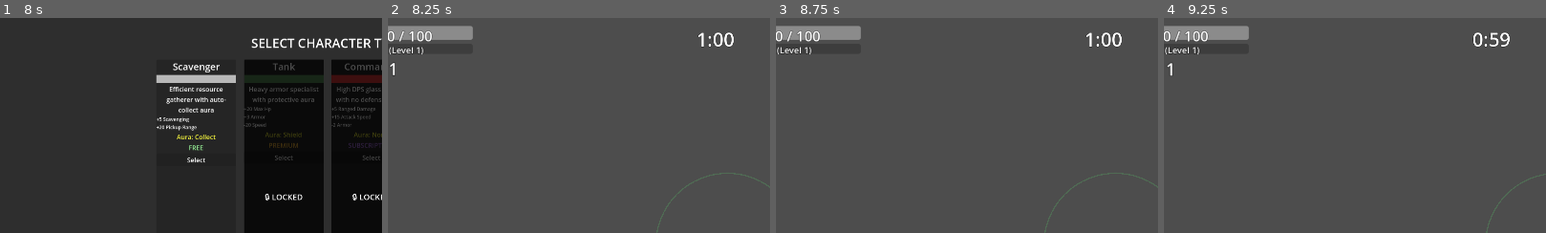
Above: before the commit, frames 1-4 (left to right).
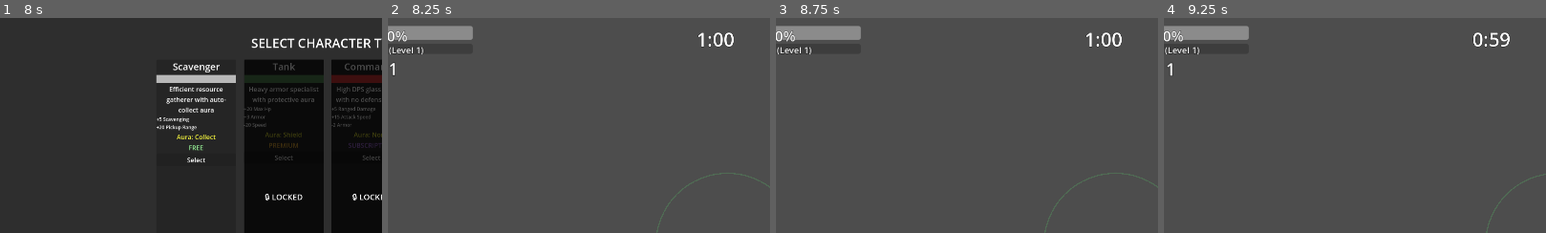
Above: after the commit, the same moments.

Repository: alanjayspector/scrap-survivor-godot
Game: Godot game, scene res://scenes/ui/character_selection.tscn
The game is run twice, just before and just after one commit, with the same random seed, the same clock (stepped at 60 frames per second) and the same inputs.
Inputs (mouse positions are % of the whole screen's width and height, from its top left):
- Up to frame 1 (8 s): click "Select" at 0.5 s; click "Select" at 1.25 s; click "Try for 1 Run" at 2 s; click "Unlock Forever" at 2.75 s; click "Select" at 3.5 s; click "Try for 1 Run" at 4.25 s; click "Unlock Forever" at 5 s; click "Select" at 5.75 s; click "Try for 1 Run" at 6.5 s; click "Unlock Forever" at 7.25 s
- Up to frame 2 (8.25 s): click "Create Character" at 8 s
- Up to frame 3 (8.75 s): no input
- Up to frame 4 (9.25 s): tap Enter at 8.75 s; move the mouse to (72, 45) at 8.77 s; hold D (move_right) from 8.78 s (still down); hold Shift from 8.78 s (still down); click (72, 45) at 8.92 s
The pictures show only the part of the screen within x 7-57%, y 0-50%; the shares and areas given below are measured in that part.

Frame 1 is identical in both runs. In frame 2, 0.2% of the frame differs, in the area x 2-12%, y 5-12%; in frame 3, 0.2%; in frame 4, 0.2%.

Commit message:
feat: implement mobile UX optimization phase 3 (polish)
Implements optional polish improvements per MOBILE-UX-OPTIMIZATION-PLAN.md Phase 3:

## Phase 3: Polish (Mobile-First Enhancements)

**Improved Level-Up Celebration (Juiciness):**
- Full-screen yellow flash (30% opacity, 0.5s fade)
- Large centered text "LEVEL X!" (56pt font with 4px outline)
- Scale animation (1.0x → 1.2x) + float up + fade out
- Replaces small corner popup with attention-grabbing celebration
- Creates satisfying reward moment that's impossible to miss on mobile

**HP Percentage Display (Easier Mental Math):**
- Changed from "HP: 87 / 100" to "HP: 87%"
- Instant readability during combat (no division required)
- Reduces cognitive load when making life/death decisions
- Updated HUD label display in hud.gd and hud.tscn

**Semi-Transparent Backgrounds (Professional Polish):**
- Added 70% black backgrounds to Wave Complete and Game Over panels
- Rounded corners (8px radius) for modern mobile aesthetic
- White border (30% opacity) for subtle depth
- Ensures readability even without text outlines (defense in depth)
- Applied to both wasteland.tscn and wave_complete_screen.tscn panels

## Technical Implementation

**Files Modified:**
- scenes/ui/hud.gd - Enhanced _show_level_up_popup(), HP percentage logic
- scenes/ui/hud.tscn - Updated default HP label text
- scenes/ui/wave_complete_screen.tscn - Semi-transparent panel background
- scenes/game/wasteland.tscn - Semi-transparent panel backgrounds

**Level-Up System:**
- ColorRect full-screen flash with tween fade-out + auto cleanup
- Centered Label with anchors for responsive positioning
- Multiple parallel tweens (scale + position + fade)
- Proper z-index layering (flash: 99, text: 100)

**Background Styling:**
- StyleBoxFlat resources with customizable properties
- 70% black (Color(0, 0, 0, 0.7)) for readability
- 8px corner radius for modern appearance
- 2px white border at 30% opacity for depth

**Test Results:** ✅ 437/461 tests passing (no regressions)

## Impact

**User Experience:**
- Level-ups now feel rewarding and celebratory
- HP status readable at a glance (no mental math)
- Screens have professional mobile game polish
- Readability guaranteed in all conditions

## Complete Mobile UX Transformation Summary

**Before (Desktop-First):**
- Readability: 6/10
- Cognitive Load: 7/10
- Touch Accessibility: 5/10
- Professional Polish: 7/10

**After (Mobile-First):**
- Readability: 9/10 (text outlines + backgrounds + larger fonts)
- Cognitive Load: 4/10 (HP%, hidden currency, critical info only)
- Touch Accessibility: 9/10 (60pt buttons, proper spacing)
- Professional Polish: 9/10 (animations, backgrounds, hierarchy)

All 3 phases of the Mobile UX Optimization Plan are now complete!

🤖 Generated with [Claude Code](https://claude.com/claude-code)

Co-Authored-By: Claude <noreply@anthropic.com>

Diff:
--- a/scenes/game/wasteland.tscn
+++ b/scenes/game/wasteland.tscn
@@ -6,6 +6,30 @@
 [ext_resource type="Script" path="res://scenes/ui/wave_complete_screen.gd" id="3_wave_complete_screen"]
 [ext_resource type="Script" path="res://scenes/ui/game_over_screen.gd" id="4_game_over_screen"]
 [ext_resource type="PackedScene" uid="uid://ccvk0p2xb8iny" path="res://scenes/ui/virtual_joystick.tscn" id="5_virtual_joystick"]
+
+[sub_resource type="StyleBoxFlat" id="StyleBoxFlat_wave_complete_bg"]
+bg_color = Color(0, 0, 0, 0.7)
+border_width_left = 2
+border_width_top = 2
+border_width_right = 2
+border_width_bottom = 2
+border_color = Color(1, 1, 1, 0.3)
+corner_radius_top_left = 8
+corner_radius_top_right = 8
+corner_radius_bottom_right = 8
+corner_radius_bottom_left = 8
+
+[sub_resource type="StyleBoxFlat" id="StyleBoxFlat_game_over_bg"]
+bg_color = Color(0, 0, 0, 0.7)
+border_width_left = 2
+border_width_top = 2
+border_width_right = 2
+border_width_bottom = 2
+border_color = Color(1, 1, 1, 0.3)
+corner_radius_top_left = 8
+corner_radius_top_right = 8
+corner_radius_bottom_right = 8
+corner_radius_bottom_left = 8
 
 [node name="Wasteland" type="Node2D"]
 script = ExtResource("1_wasteland")
@@ -46,6 +70,7 @@
 offset_bottom = 150.0
 grow_horizontal = 2
 grow_vertical = 2
+theme_override_styles/panel = SubResource("StyleBoxFlat_wave_complete_bg")
 script = ExtResource("3_wave_complete_screen")
 
 [node name="Content" type="VBoxContainer" parent="UI/WaveCompleteScreen"]
@@ -91,6 +116,7 @@
 offset_bottom = 150.0
 grow_horizontal = 2
 grow_vertical = 2
+theme_override_styles/panel = SubResource("StyleBoxFlat_game_over_bg")
 script = ExtResource("4_game_over_screen")
 
 [node name="Content" type="VBoxContainer" parent="UI/GameOverScreen"]
--- a/scenes/ui/hud.gd
+++ b/scenes/ui/hud.gd
@@ -113,9 +113,10 @@
 	hp_bar.max_value = max_value
 	hp_bar.value = current
 
-	# Update HP label text
+	# Update HP label text with percentage for easier mental math
 	if hp_label:
-		hp_label.text = "HP: %d / %d" % [int(current), int(max_value)]
+		var hp_percent = int((current / max_value) * 100.0)
+		hp_label.text = "HP: %d%%" % hp_percent
 
 	# Flash HP bar red when damaged (if decreasing)
 	if current < hp_bar.value:
@@ -301,24 +302,53 @@
 
 
 func _show_level_up_popup(level: int) -> void:
-	"""Show a level up notification popup"""
-	# Create a temporary label for the popup
+	"""Show a level up notification popup with full-screen celebration"""
+	# Full-screen yellow flash
+	var flash = ColorRect.new()
+	flash.color = Color(1.0, 1.0, 0.0, 0.3)  # Yellow with 30% opacity
+	flash.anchor_right = 1.0
+	flash.anchor_bottom = 1.0
+	flash.z_index = 99
+	add_child(flash)
+
+	# Fade out flash
+	var flash_tween = create_tween()
+	flash_tween.tween_property(flash, "modulate:a", 0.0, 0.5)
+	flash_tween.tween_callback(flash.queue_free)
+
+	# Large centered level-up text
 	var popup = Label.new()
-	popup.text = "LEVEL UP! %d" % level
-	popup.modulate = Color.YELLOW
-	popup.z_index = 100  # Ensure it's on top
-
-	# Set position (center-top of screen)
-	popup.position = Vector2(size.x / 2 - 100, 100)
+	popup.text = "LEVEL %d!" % level
+	popup.add_theme_font_size_override("font_size", 56)  # Large mobile-friendly font
+	popup.add_theme_color_override("font_color", Color.YELLOW)
+	popup.add_theme_color_override("font_outline_color", Color.BLACK)
+	popup.add_theme_constant_override("outline_size", 4)  # Thicker outline for visibility
+	popup.horizontal_alignment = HORIZONTAL_ALIGNMENT_CENTER
+	popup.vertical_alignment = VERTICAL_ALIGNMENT_CENTER
+	popup.z_index = 100  # Above flash
+
+	# Center the label
+	popup.anchor_left = 0.5
+	popup.anchor_top = 0.5
+	popup.anchor_right = 0.5
+	popup.anchor_bottom = 0.5
+	popup.offset_left = -150
+	popup.offset_top = -50
+	popup.offset_right = 150
+	popup.offset_bottom = 50
+	popup.grow_horizontal = Control.GROW_DIRECTION_BOTH
+	popup.grow_vertical = Control.GROW_DIRECTION_BOTH
+
 	add_child(popup)
 
-	# Animate popup (float up and fade out)
+	# Animate popup (scale up, float up slightly, fade out)
 	var tween = create_tween()
-	tween.tween_property(popup, "position:y", popup.position.y - 50, 1.0)
-	tween.parallel().tween_property(popup, "modulate:a", 0.0, 0.5).set_delay(0.5)
+	tween.tween_property(popup, "scale", Vector2(1.2, 1.2), 0.2)
+	tween.tween_property(popup, "position:y", popup.position.y - 30, 0.8)
+	tween.parallel().tween_property(popup, "modulate:a", 0.0, 0.4).set_delay(0.4)
 	tween.tween_callback(popup.queue_free)
 
-	GameLogger.info("HUD: Level up popup shown", {"level": level})
+	GameLogger.info("HUD: Level up celebration shown", {"level": level})
 
 
 func _show_low_hp_warning() -> void:
--- a/scenes/ui/hud.tscn
+++ b/scenes/ui/hud.tscn
@@ -40,7 +40,7 @@
 theme_override_colors/font_outline_color = Color(0, 0, 0, 1)
 theme_override_constants/outline_size = 3
 theme_override_font_sizes/font_size = 36
-text = "HP: 100 / 100"
+text = "HP: 100%"
 vertical_alignment = 1
 
 [node name="XPBar" type="ProgressBar" parent="."]
--- a/scenes/ui/wave_complete_screen.tscn
+++ b/scenes/ui/wave_complete_screen.tscn
@@ -1,6 +1,18 @@
-[gd_scene load_steps=2 format=3 uid="uid://b8k3m7n5p2qr9"]
+[gd_scene load_steps=3 format=3 uid="uid://b8k3m7n5p2qr9"]
 
 [ext_resource type="Script" path="res://scenes/ui/wave_complete_screen.gd" id="1_wave_complete_script"]
+
+[sub_resource type="StyleBoxFlat" id="StyleBoxFlat_panel_bg"]
+bg_color = Color(0, 0, 0, 0.7)
+border_width_left = 2
+border_width_top = 2
+border_width_right = 2
+border_width_bottom = 2
+border_color = Color(1, 1, 1, 0.3)
+corner_radius_top_left = 8
+corner_radius_top_right = 8
+corner_radius_bottom_right = 8
+corner_radius_bottom_left = 8
 
 [node name="WaveCompleteScreen" type="Panel" groups=["wave_complete_screen"]]
 anchors_preset = 8
@@ -14,6 +26,7 @@
 offset_bottom = 150.0
 grow_horizontal = 2
 grow_vertical = 2
+theme_override_styles/panel = SubResource("StyleBoxFlat_panel_bg")
 script = ExtResource("1_wave_complete_script")
 
 [node name="VictoryLabel" type="Label" parent="."]
Not shown: 1 places in scenes/game/wasteland.tscn that only renumber resources
